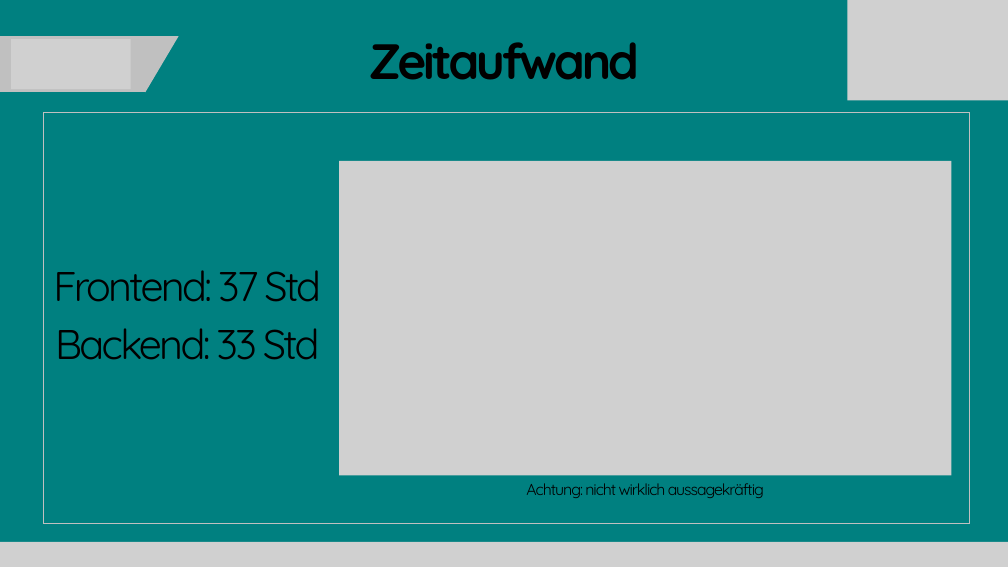
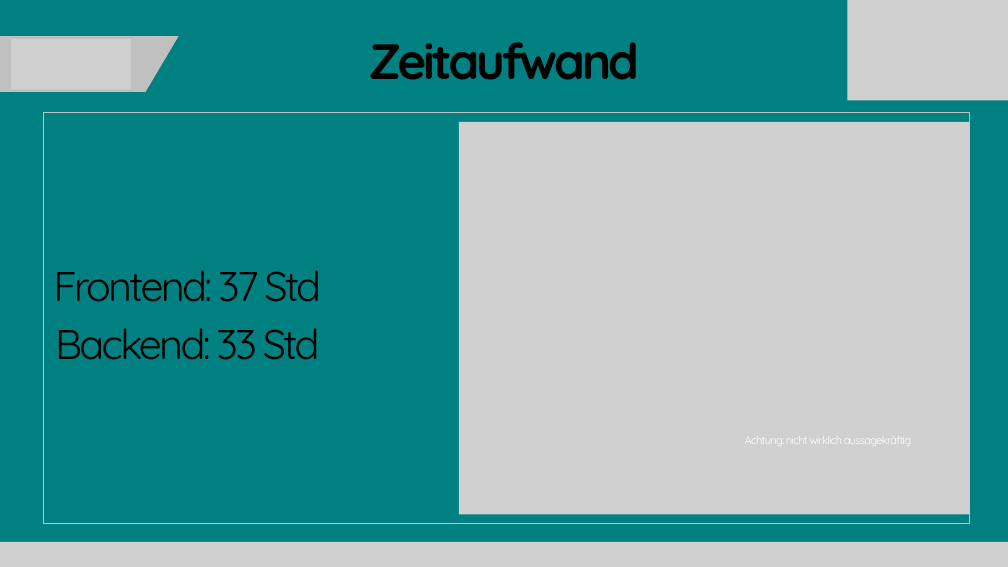
Before and after one commit to amon1220/T4INF1201_2_Web_Engineering, a slide deck: slide 2 of doc/PraesentationWebEng.pptx. Drawn at 1008x567 pixels with LibreOffice and Linux fonts; fonts in the diff are those of the drawing; grey boxes stand for pictures. Boxes give left, top, right and bottom in pixels: in the first picture for what was removed or moved away, otherwise in the second. Text is boxed around its words. In the diff, an @@ line names an element or a change of style, - is before the commit and + after.

```diff
--- a/doc/PraesentationWebEng.pptx
+++ b/doc/PraesentationWebEng.pptx
@@ picture: place and size @@
-picture at [339, 161, 952, 475]
+picture at [459, 122, 970, 515]
@@ text "Achtung: nicht wirklich aussagekräftig": place and size @@
-text "Achtung: nicht wirklich aussagekräftig" at [526, 483, 764, 498]
+text "Achtung: nicht wirklich aussagekräftig" at [745, 438, 912, 443]
@@ text "Achtung: nicht wirklich aussagekräftig" at [745, 438, 912, 443]: size 22.7 to 16 pt, text colour #000000 to #FEFFFE, letter spacing -1.5 to -1 pt; line spacing 31.8pt to 22.4pt @@
```
Also in this commit, not shown: 2 other slides changed.
